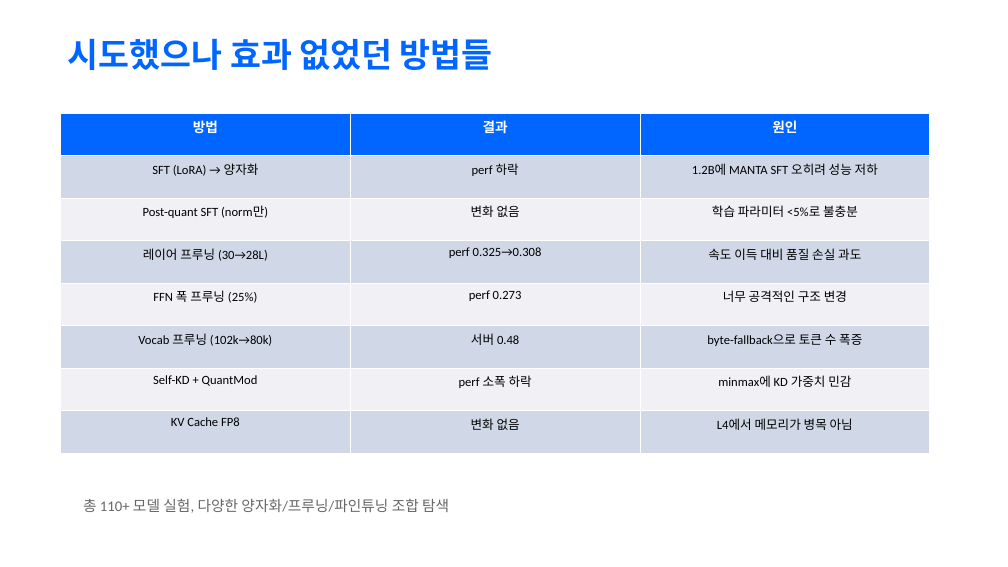
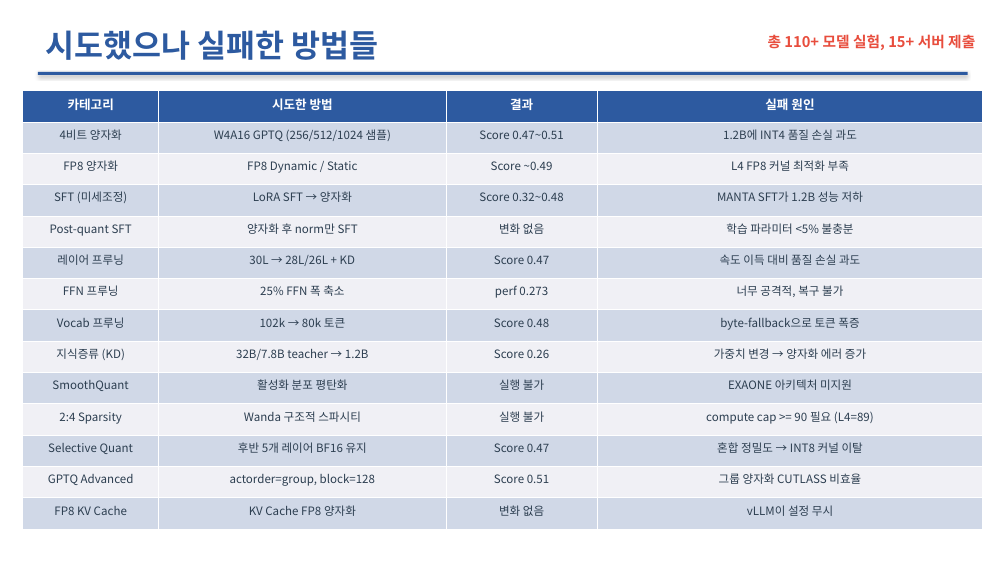
Before and after one commit to his0si/EXAONE-4.0-1.2B, a slide deck: slide 5 of submission/solution.pptx. Drawn at 1008x567 pixels with LibreOffice and Linux fonts; fonts in the diff are those of the drawing. Boxes give left, top, right and bottom in pixels: in the first picture for what was removed or moved away, otherwise in the second. Text is boxed around its words. In the diff, an @@ line names an element or a change of style, - is before the commit and + after.

```diff
--- a/submission/solution.pptx
+++ b/submission/solution.pptx
@@ text at <box>45,30,378,60</box>: text changed; size 32 to 30 pt; font Calibri to Noto Sans CJK KR; text colour #0066FF to #2D5AA0 @@
-시도했으나 효과 없었던 방법들
+시도했으나 실패한 방법들
@@ text added at <box>768,32,975,51</box>, 14 pt, text #E84D3D, bold @@
+총 110+ 모델 실험, 15+ 서버 제출
@@ rectangle added at <box>38,72,968,75</box>, fill #2D5AA0 @@
@@ table at <box>23,91,983,529</box> @@
-방법 | 결과 | 원인
-SFT (LoRA) → 양자화 | perf 하락 | 1.2B에 MANTA SFT 오히려 성능 저하
-Post-quant SFT (norm만) | 변화 없음 | 학습 파라미터 <5%로 불충분
-레이어 프루닝 (30→28L) | perf 0.325→0.308 | 속도 이득 대비 품질 손실 과도
-FFN 폭 프루닝 (25%) | perf 0.273 | 너무 공격적인 구조 변경
-Vocab 프루닝 (102k→80k) | 서버 0.48 | byte-fallback으로 토큰 수 폭증
-Self-KD + QuantMod | perf 소폭 하락 | minmax에 KD 가중치 민감
-KV Cache FP8 | 변화 없음 | L4에서 메모리가 병목 아님
+카테고리 | 시도한 방법 | 결과 | 실패 원인
+4비트 양자화 | W4A16 GPTQ (256/512/1024 샘플) | Score 0.47~0.51 | 1.2B에 INT4 품질 손실 과도
+FP8 양자화 | FP8 Dynamic / Static | Score ~0.49 | L4 FP8 커널 최적화 부족
+SFT (미세조정) | LoRA SFT → 양자화 | Score 0.32~0.48 | MANTA SFT가 1.2B 성능 저하
+Post-quant SFT | 양자화 후 norm만 SFT | 변화 없음 | 학습 파라미터 <5% 불충분
+레이어 프루닝 | 30L → 28L/26L + KD | Score 0.47 | 속도 이득 대비 품질 손실 과도
+FFN 프루닝 | 25% FFN 폭 축소 | perf 0.273 | 너무 공격적, 복구 불가
+Vocab 프루닝 | 102k → 80k 토큰 | Score 0.48 | byte-fallback으로 토큰 폭증
+지식증류 (KD) | 32B/7.8B teacher → 1.2B | Score 0.26 | 가중치 변경 → 양자화 에러 증가
+SmoothQuant | 활성화 분포 평탄화 | 실행 불가 | EXAONE 아키텍처 미지원
+2:4 Sparsity | Wanda 구조적 스파시티 | 실행 불가 | compute cap >= 90 필요 (L4=89)
+Selective Quant | 후반 5개 레이어 BF16 유지 | Score 0.47 | 혼합 정밀도 → INT8 커널 이탈
+GPTQ Advanced | actorder=group, block=128 | Score 0.51 | 그룹 양자화 CUTLASS 비효율
+FP8 KV Cache | KV Cache FP8 양자화 | 변화 없음 | vLLM이 설정 무시
@@ table: place and size @@
-table at <box>60,113,929,454</box>
+table at <box>23,91,983,529</box>
@@ text removed at <box>83,498,449,513</box> @@
-총 110+ 모델 실험, 다양한 양자화/프루닝/파인튜닝 조합 탐색
```
Also in this commit, not shown: 4 other slides changed, 2 slides added, 2 slides removed, 5 other files.
